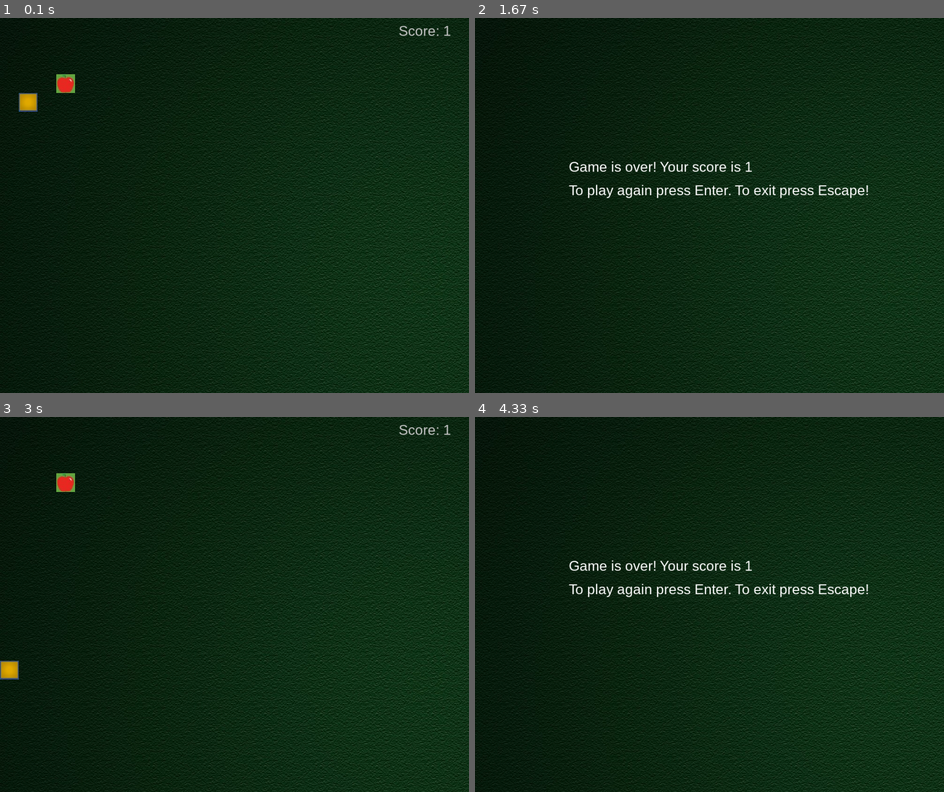
Above: before the commit, frames 1-4 (two rows, left to right).
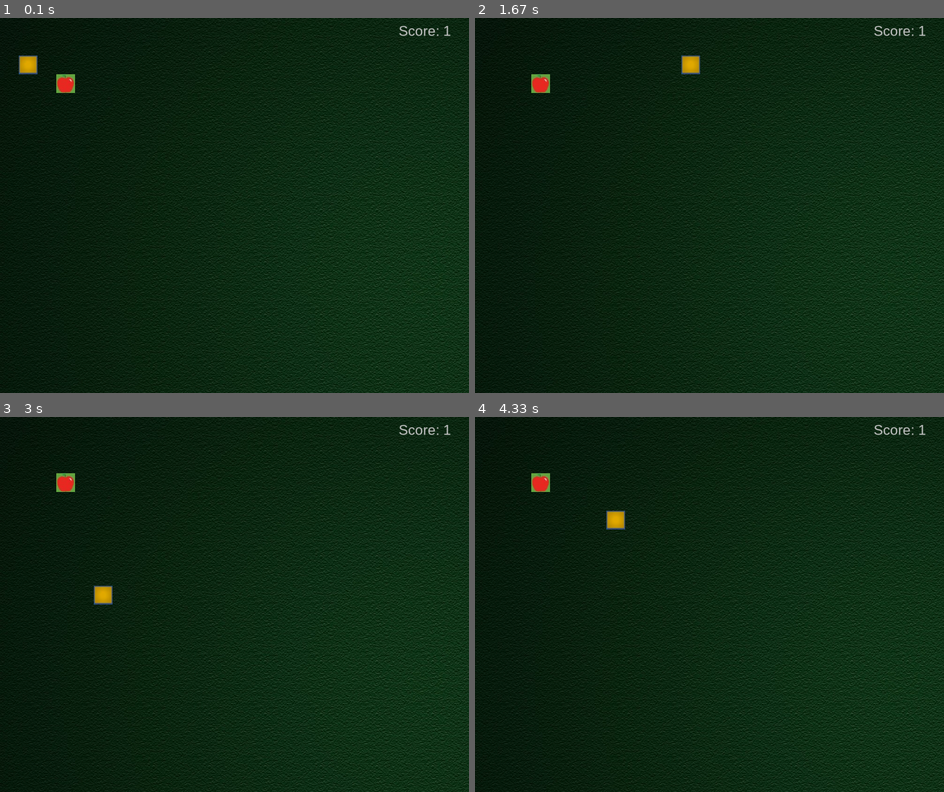
Above: after the commit, the same moments.

Repository: marcutudor79/snake-with-computer-vision
Game: pygame game, started from snake.py
Same seed, same stepped clock (60 frames per second), same inputs: the game is played once before the commit and once after it.
Inputs:
- Up to frame 1 (0.1 s): no input
- Up to frame 2 (1.67 s): hold Right 0.33-0.8 s; hold Up 0.83-1.13 s; hold Right 1.17-1.63 s
- Up to frame 3 (3 s): hold Left 1.67-2.2 s; hold Down 2.23-2.53 s; tap Enter at 2.57 s; hold Left from 2.97 s (still down)
- Up to frame 4 (4.33 s): release Left at 3.37 s; hold Up 3.4-3.77 s; hold Right from 3.8 s (still down)

The runs differ from the first frame. In frame 1, 0.4% of the frame differs, in the area x 4-8%, y 10-25%; in frame 2, 1.7%, in the area x 12-97%, y 2-49%; in frame 3, 0.4%; in frame 4, 1.7%.

Commit message:
Update snake.py
Solved some win condition, solved blipping score, opened new ones on issues

Diff:
--- a/snake.py
+++ b/snake.py
@@ -1,23 +1,25 @@
+#OOP SNAKE GAME WITH HANDTRAKING
 import pygame
 from pygame.locals import *
 import time
 import random
 
-# you win condition
 # cap de sarpe care sa nu fie un simplu block
-
 # as pune alt background pt win si lose
-# de rezolvam score-ul clipocitor
-
-
+
+# the size of the snake block
 SIZE = 40
+
+# this can be changed
 BACKGROUND_COLOR = (110, 110, 5)
-WAIT_TIME = 0.5  # 0.5 min - 0.1 max
+
+# might be good but idk
+# WAIT_TIME = 0.5  # 0.5 min - 0.1 max
 
 
 class Apple:
 
-    #constructing the first apple
+    # constructing the first apple
     def __init__(self, parent_screen):
         self.parent_screen = parent_screen
         self.image = pygame.image.load("resources/apple.jpg").convert()
@@ -33,16 +35,27 @@
         self.y = random.randint(1,19)*SIZE
 
 class Snake:
+
+    # parent_screen is the surface on which we want the snek
     def __init__(self, parent_screen):
+
+        # the surface on which we draw the snek
         self.parent_screen = parent_screen
+
+        # a block of the snek's body
         self.image = pygame.image.load("resources/block.jpg").convert()
+
+        # at first the snek goes down
         self.direction = 'down'
 
         self.time = 0
         self.length = 1
+
+        #where the snake starts first
         self.x = [40]
         self.y = [40]
 
+    #defines the movement of the head
     def move_left(self):
         self.direction = 'left'
 
@@ -55,13 +68,16 @@
     def move_down(self):
         self.direction = 'down'
 
+    # changes the position of the blocks according to
+    # the movement of the head
     def walk(self):
-        # update body
+
+        # all the blocks move to the previous one's location
         for i in range(self.length-1,0,-1):
             self.x[i] = self.x[i-1]
             self.y[i] = self.y[i-1]
 
-        # update head
+        # the head shall move itself according to the direction
         if self.direction == 'left':
             self.x[0] -= SIZE
         if self.direction == 'right':
@@ -89,28 +105,16 @@
         pygame.init()
         pygame.display.set_caption("Sneik")
 
-        #pygame.mixer.init()
-        #self.play_background_music()
-
+        # this is the window of the game
         self.surface = pygame.display.set_mode((1000, 800))
+
+        # snek is an attribute of the game (passing the surface)
         self.snake = Snake(self.surface)
         self.snake.draw()
+
+        # apple is also an attribute of the game (passing the surface)
         self.apple = Apple(self.surface)
         self.apple.draw()
-
-    # def play_background_music(self):
-       # pygame.mixer.music.load('resources/bg_music_1.mp3')
-       # pygame.mixer.music.play(-1, 0)
-
-    def play_sound(self, sound_name):
-        if sound_name == "crash":
-            sound = pygame.mixer.Sound("resources/crash.mp3")
-        elif sound_name == 'ding':
-            sound = pygame.mixer.Sound("resources/ding.mp3")
-
-        # pygame.mixer.Sound.play(sound)
-        # pygame.mixer.music.stop()
-
 
     def reset(self):
         self.snake = Snake(self.surface)
@@ -137,19 +141,16 @@
         # snake eating apple scenario
         for i in range(self.snake.length):
             if self.is_collision(self.snake.x[i], self.snake.y[i], self.apple.x, self.apple.y):
-                # self.play_sound("ding")
                 self.snake.increase_length()
                 self.apple.move()
 
         # snake colliding with itself
         for i in range(3, self.snake.length):
             if self.is_collision(self.snake.x[0], self.snake.y[0], self.snake.x[i], self.snake.y[i]):
-                # self.play_sound('crash')
                 raise "Collision Occurred"
 
         # snake colliding with the boundries of the window
         if not (0 <= self.snake.x[0] <= 1000 and 0 <= self.snake.y[0] <= 800):
-            # self.play_sound('crash')
             raise "Hit the boundry error"
 
     def display_score(self):
@@ -157,21 +158,40 @@
         score = font.render(f"Score: {self.snake.length}",True,(200,200,200))
         self.surface.blit(score,(850,10))
 
+        pygame.display.flip()
+
     def show_game_over(self):
         self.render_background()
         font = pygame.font.SysFont('arial', 30)
+
         line1 = font.render(f"Game is over! Your score is {self.snake.length}", True, (255, 255, 255))
         self.surface.blit(line1, (200, 300))
+
         line2 = font.render("To play again press Enter. To exit press Escape!", True, (255, 255, 255))
         self.surface.blit(line2, (200, 350))
 
-        # pygame.mixer.music.pause()
-        pygame.display.flip()
-
+        pygame.display.flip()
+
+    def show_game_win(self):
+        self.render_background()
+        font = pygame.font.SysFont('arial', 30)
+
+        line1 = font.render(f"Congratulations! You won: the snake reached its maximum length: {self.snake.length}", True, (255, 255, 255))
+        self.surface.blit(line1, (200, 300))
+
+        line2 = font.render("To play again press Enter. To exit press Escape!", True, (255, 255, 255))
+        self.surface.blit(line2, (200, 350))
+
+        pygame.display.flip()
+
+    # the function that runs the game
     def run(self):
 
-
+        # to be running or not to be running
+        # this is the question
         running = True
+
+        # variable for pausing the game
         pause = False
 
         while running:
@@ -181,24 +201,31 @@
                         running = False
 
                     if event.key == K_RETURN:
-                        # pygame.mixer.music.unpause()
                         pause = False
 
+                    # this is where we choose how the snek moves
                     if not pause:
-                        if event.key == K_LEFT:
+                        if event.key == K_LEFT: # change this with sorin's module
                             self.snake.move_left()
 
-                        if event.key == K_RIGHT:
+                        if event.key == K_RIGHT: # change this with sorin's module
                             self.snake.move_right()
 
-                        if event.key == K_UP:
+                        if event.key == K_UP: # change this with sorin's module
                             self.snake.move_up()
 
-                        if event.key == K_DOWN:
+                        if event.key == K_DOWN: # change this with sorin's module
                             self.snake.move_down()
 
                 elif event.type == QUIT:
                     running = False
+
+            # snake reaches maximum lenght
+            if self.snake.length == 20:
+                self.show_game_win()
+                pause = True
+                self.reset()
+
             try:
 
                 if not pause:
@@ -209,7 +236,8 @@
                 pause = True
                 self.reset()
 
-            pygame.time.Clock().tick(30)
+            #the game runs at 10 fps
+            pygame.time.Clock().tick(10)
 
 if __name__ == '__main__':
     game = Game()
